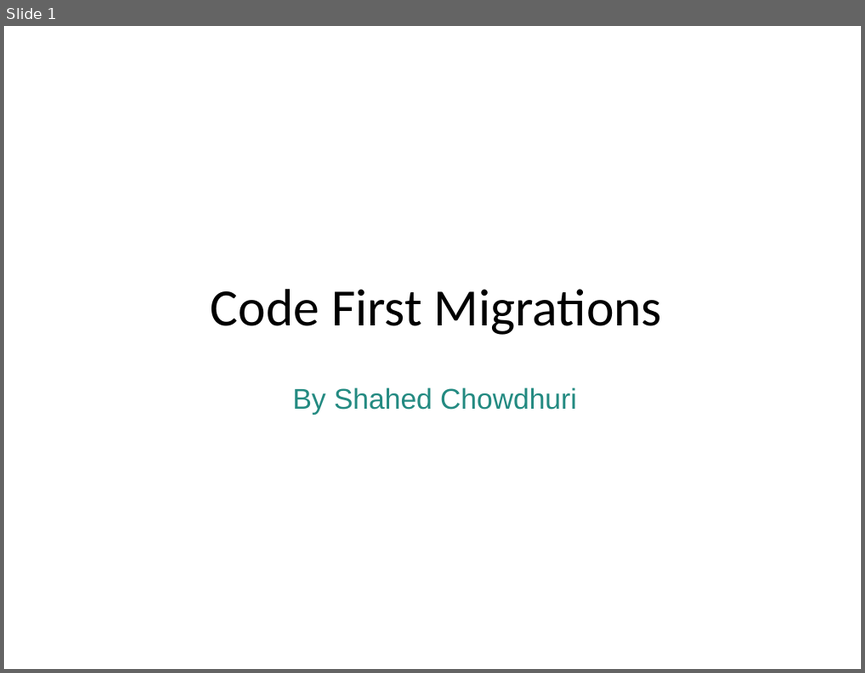
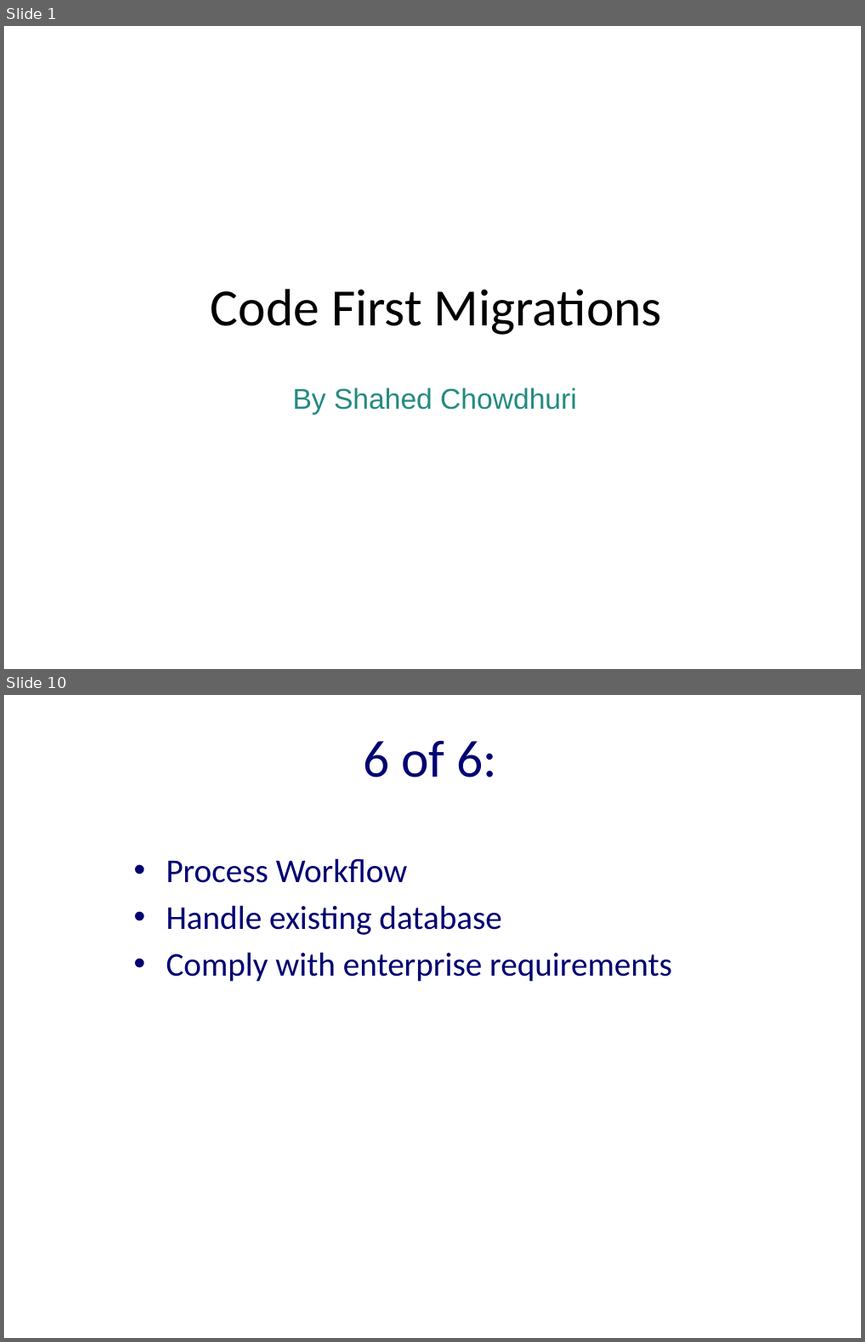
Before and after one commit to excellalabs/ExcellaLean, a slide deck: _presentations/CodeFirstMigrations.pptx. Shown one above the other, each under a label of ours: slide 1 before the commit, slides 1 and 10 after it; the slides between them are not shown. The pictures are 865x673 and 865x1342 pixels, drawn with LibreOffice and Linux fonts; fonts in the diff are those of the drawing; background and template pictures are left out. Boxes give left, top, right and bottom in pixels: in the first picture for what was removed or moved away, otherwise in the second. Text is boxed around its words. In the diff, an @@ line names an element or a change of style, - is before the commit and + after.

```diff
--- a/_presentations/CodeFirstMigrations.pptx
+++ b/_presentations/CodeFirstMigrations.pptx
@@ slide 10 added at bbox=[4, 695, 861, 1338], background #FFFFFF @@
@@ title added at bbox=[363, 740, 497, 777], 44 pt, text #000072 @@
+6 of 6:
@@ text added at bbox=[166, 858, 672, 981], 28 pt, text #000072 @@
+• Process Workflow
+• Handle existing database
+• Comply with enterprise requirements
```
Also in this commit, not shown: 1 slide changed, 11 other slides added, 2 slides removed.
